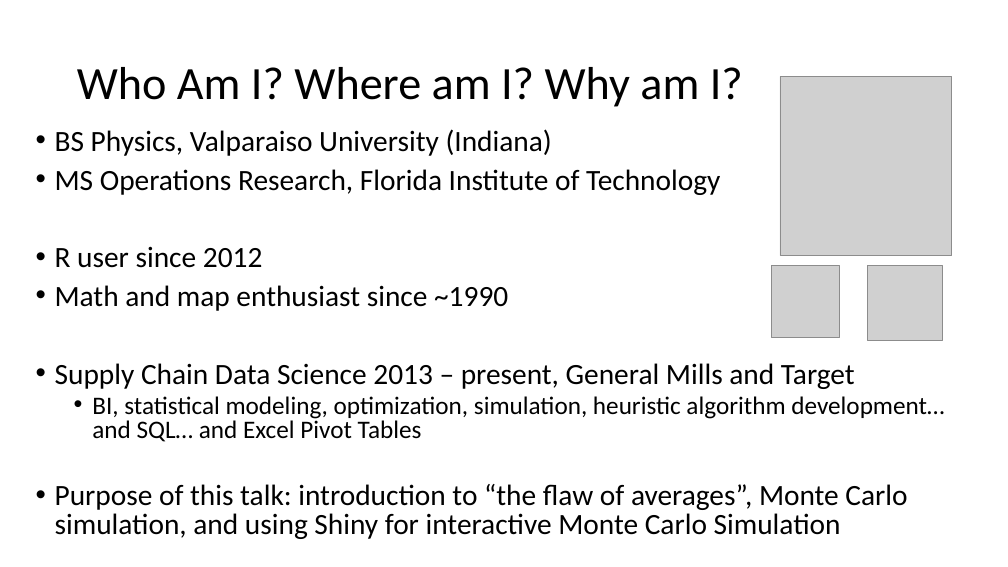
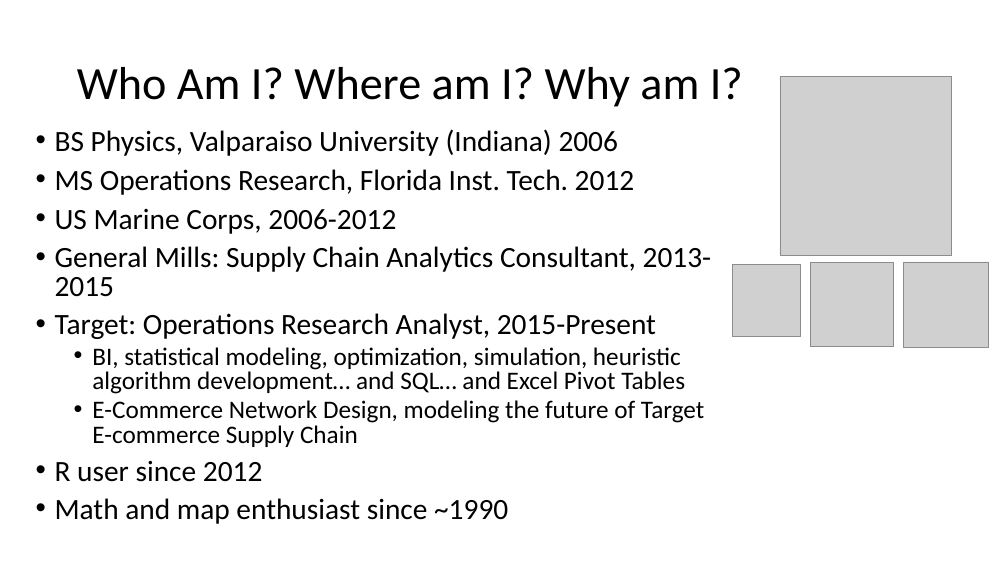
Before and after one commit to datadrivensupplychain/montecarlo_simulation, a slide deck: slide 2 of Monte Carlo Simulation training - no logo.pptx. Drawn at 1008x567 pixels with LibreOffice and Linux fonts; fonts in the diff are those of the drawing; grey boxes stand for pictures. Boxes give left, top, right and bottom in pixels: in the first picture for what was removed or moved away, otherwise in the second. Text is boxed around its words. In the diff, an @@ line names an element or a change of style, - is before the commit and + after.

```diff
--- a/Monte Carlo Simulation training - no logo.pptx
+++ b/Monte Carlo Simulation training - no logo.pptx
@@ text at bbox=[55, 129, 711, 447]: text changed @@
-• BS Physics, Valparaiso University (Indiana)
-• MS Operations Research, Florida Institute of Technology
+• BS Physics, Valparaiso University (Indiana) 2006
+• MS Operations Research, Florida Inst. Tech. 2012
+• US Marine Corps, 2006-2012
+• General Mills: Supply Chain Analytics Consultant, 2013-2015
+• Target: Operations Research Analyst, 2015-Present
+  • BI, statistical modeling, optimization, simulation, heuristic algorithm development… and SQL… and Excel Pivot Tables
+  • E-Commerce Network Design, modeling the future of Target E-commerce Supply Chain
@@ picture: place and size @@
-picture at bbox=[771, 266, 839, 338]
+picture at bbox=[733, 265, 801, 337]
@@ picture added at bbox=[811, 262, 894, 346] @@
@@ picture: place and size @@
-picture at bbox=[867, 266, 942, 341]
+picture at bbox=[904, 262, 989, 347]
@@ text at bbox=[55, 363, 944, 539]: paragraphs removed @@
-• Supply Chain Data Science 2013 – present, General Mills and Target
-  • BI, statistical modeling, optimization, simulation, heuristic algorithm development… and SQL… and Excel Pivot Tables
-• Purpose of this talk: introduction to “the flaw of averages”, Monte Carlo simulation, and using Shiny for interactive Monte Carlo Simulation
```
Also in this commit, not shown: 4 other slides changed, 2 slides added.
